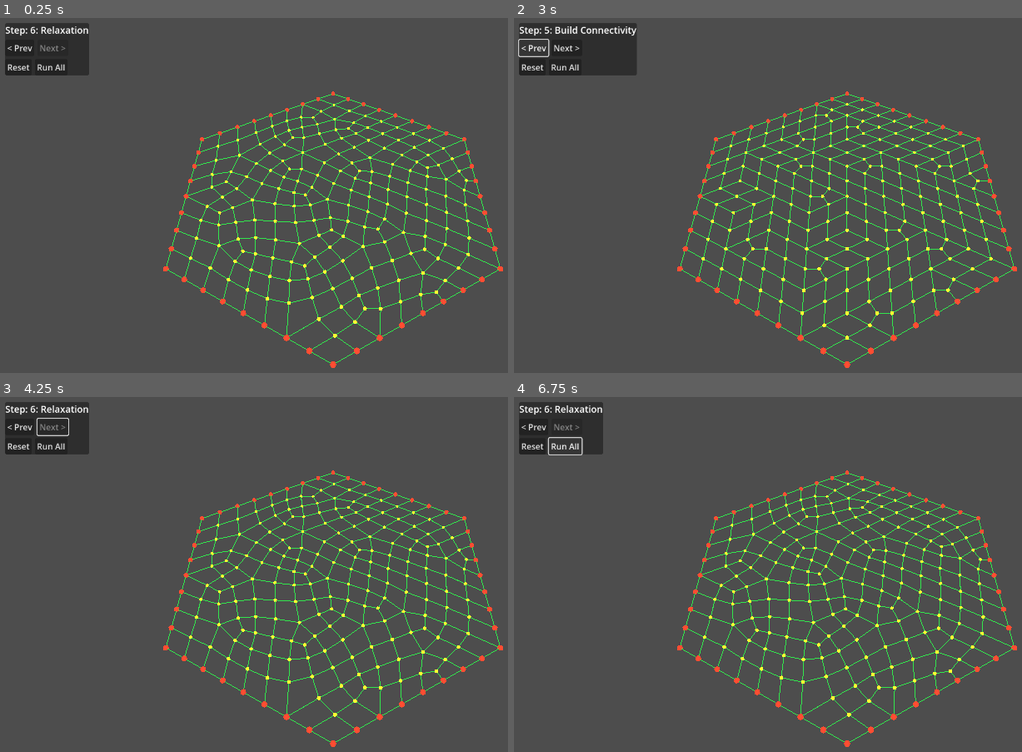
Above: before the commit, frames 1-4 (two rows, left to right).
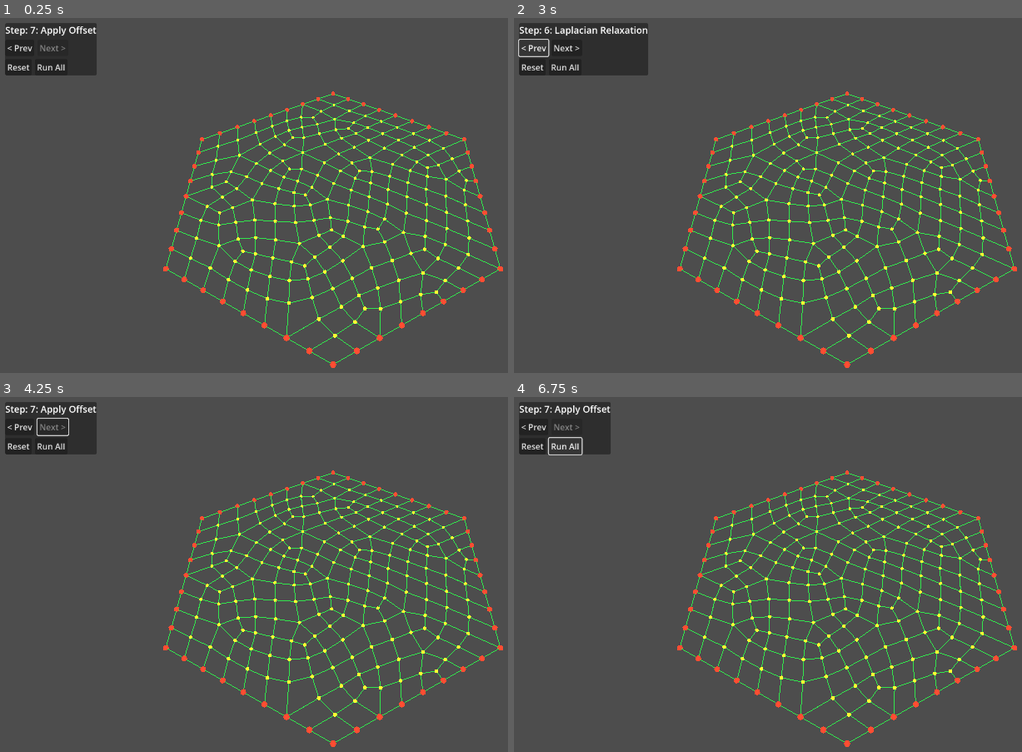
Above: after the commit, the same moments.

Repository: lucasbiancogs/map_generation
Game: Godot game, scene res://scenes/main.tscn
The game is run twice, just before and just after one commit, with the same random seed, the same clock (stepped at 60 frames per second) and the same inputs.
Inputs:
- Up to frame 1 (0.25 s): no input
- Up to frame 2 (3 s): click "< Prev" at 0.5 s; click "Next >" at 1.25 s; click "Run All" at 2 s; click "< Prev" at 2.75 s
- Up to frame 3 (4.25 s): click "Next >" at 3.5 s
- Up to frame 4 (6.75 s): click "Run All" at 4.25 s; click "< Prev" at 5 s; click "Next >" at 5.75 s; click "Run All" at 6.5 s

The runs differ from the first frame. In frame 1, 0.4% of the frame differs, in the area x 5-20%, y 1-17%; in frame 2, 5.8%, in the area x 6-96%, y 1-94%; in frame 3, 0.4%; in frame 4, 0.4%.

Commit message:
Add Step 7 (apply world offset to patch points)
Translates both original and subdivided points by patch_offset export.
Completes the single-patch generation pipeline (all 7 steps).

Diff:
--- a/scripts/organic_grid.gd
+++ b/scripts/organic_grid.gd
@@ -9,6 +9,8 @@
 @export var randomization_seed: int = 0
 ## Relaxation iterations (Laplacian smoothing passes).
 @export_range(0, 200) var relaxation_iterations: int = 3
+## World-space offset applied to the patch (used for multi-patch positioning).
+@export var patch_offset: Vector3 = Vector3.ZERO
 
 ## Generated grid points (position + outer edge flag).
 var points: Array[Vector3] = []
@@ -32,9 +34,10 @@
 	"3: Merge into Quads",
 	"4: Subdivide",
 	"5: Build Connectivity",
-	"6: Relaxation",
+	"6: Laplacian Relaxation",
+	"7: Apply Offset",
 ]
-const TOTAL_STEPS: int = 6
+const TOTAL_STEPS: int = 7
 
 
 func _ready() -> void:
@@ -75,6 +78,7 @@
 		4: subdivide_grid()
 		5: build_connectivity()
 		6: apply_relaxation()
+		7: apply_offset()
 
 
 func _visualize_step(step: int) -> void:
@@ -87,7 +91,7 @@
 		3:
 			_visualize_quads_and_tris()
 			_visualize_points(points, is_outer_edge)
-		4, 5, 6:
+		4, 5, 6, 7:
 			_visualize_subdivided()
 
 
@@ -453,6 +457,21 @@
 
 
 # ===========================================================================
+# Step 7 — Apply world offset
+# ===========================================================================
+
+func apply_offset() -> void:
+	if patch_offset == Vector3.ZERO:
+		return
+
+	for i in range(points.size()):
+		points[i] += patch_offset
+
+	for i in range(subdivided_points.size()):
+		subdivided_points[i] += patch_offset
+
+
+# ===========================================================================
 # Visualization — draw grid as wireframe + point markers
 # ===========================================================================
 
Not shown, changed: IMPLEMENTATION.md
